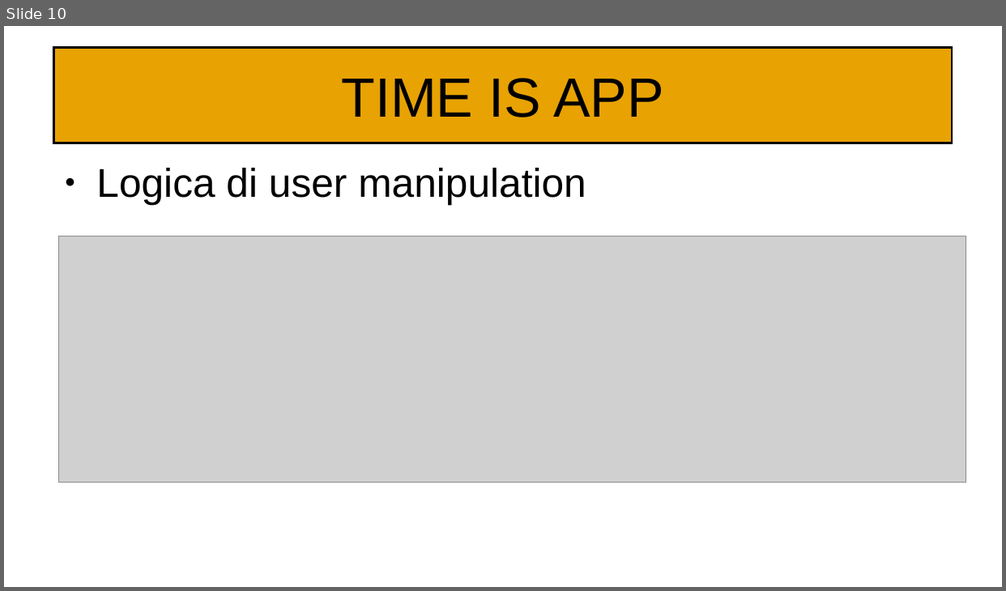
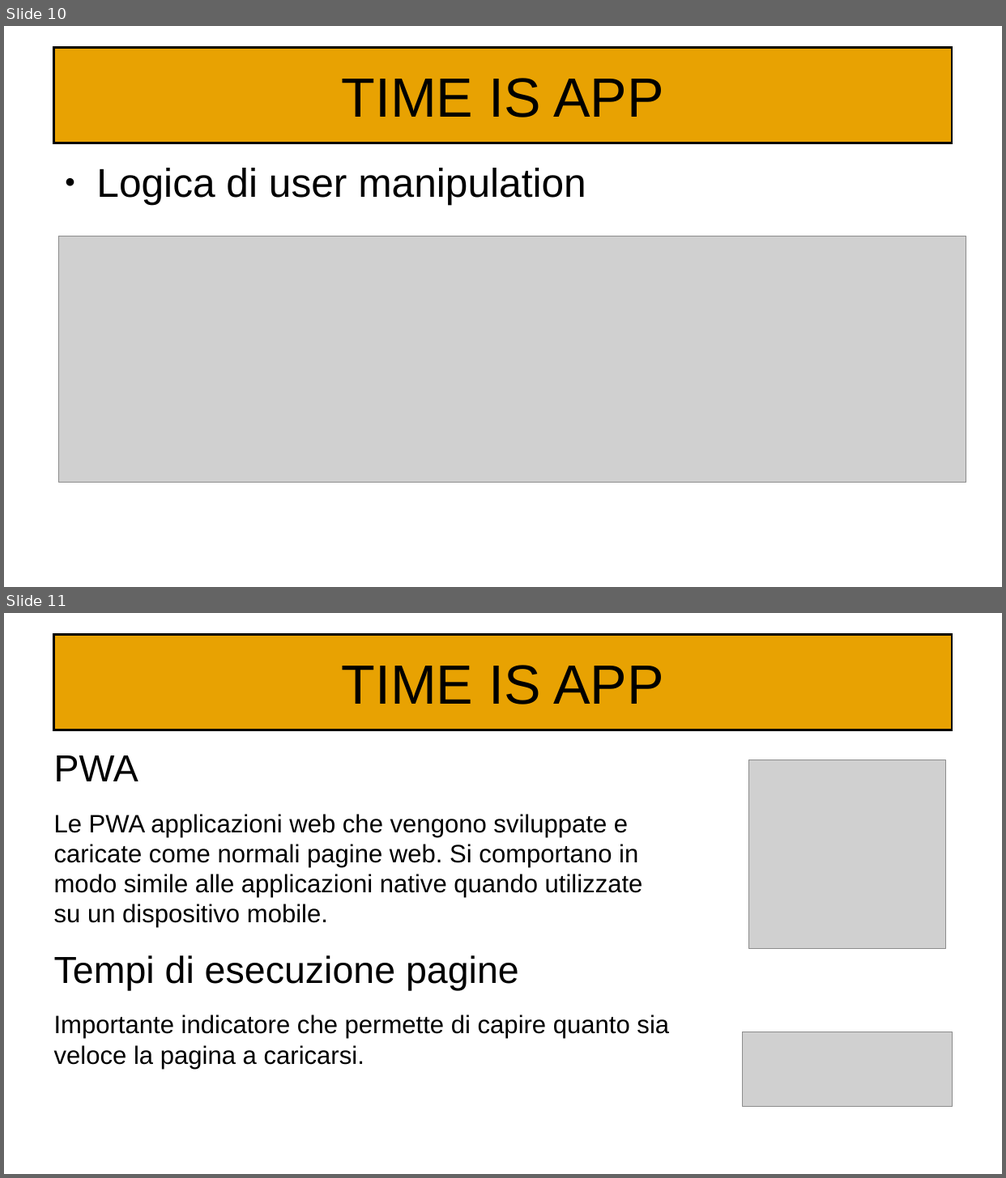
Before and after one commit to Kilne/Progetto_TecWeb, a slide deck: Relazioni/Maiuri.odp. Shown one above the other, each under a label of ours: slide 10 before the commit, slides 10 and 11 after it. The pictures are 1006x591 and 1006x1178 pixels, drawn with LibreOffice and Linux fonts; fonts in the diff are those of the drawing; grey boxes stand for pictures. Boxes give left, top, right and bottom in pixels: in the first picture for what was removed or moved away, otherwise in the second. Text is boxed around its words. In the diff, an @@ line names an element or a change of style, - is before the commit and + after.

```diff
--- a/Relazioni/Maiuri.odp
+++ b/Relazioni/Maiuri.odp
@@ slide 11 added at bbox=[4, 613, 1002, 1174], background #FFFFFF @@
@@ title added at bbox=[53, 635, 953, 730], fill #E8A202, outline #000000 1.5 pt, 44 pt, text #000000 @@
+TIME IS APP
@@ text added at bbox=[54, 756, 669, 1069], 20 pt, text #000000 @@
+PWA
+Le PWA applicazioni web che vengono sviluppate e caricate come normali pagine web. Si comportano in modo simile alle applicazioni native quando utilizzate su un dispositivo mobile.
+Tempi di esecuzione pagine
+Importante indicatore che permette di capire quanto sia veloce la pagina a caricarsi.
@@ picture added at bbox=[749, 760, 946, 949] @@
@@ picture added at bbox=[743, 1033, 953, 1106] @@
```
Also in this commit, not shown: 9 slides changed, 1 slide removed.
